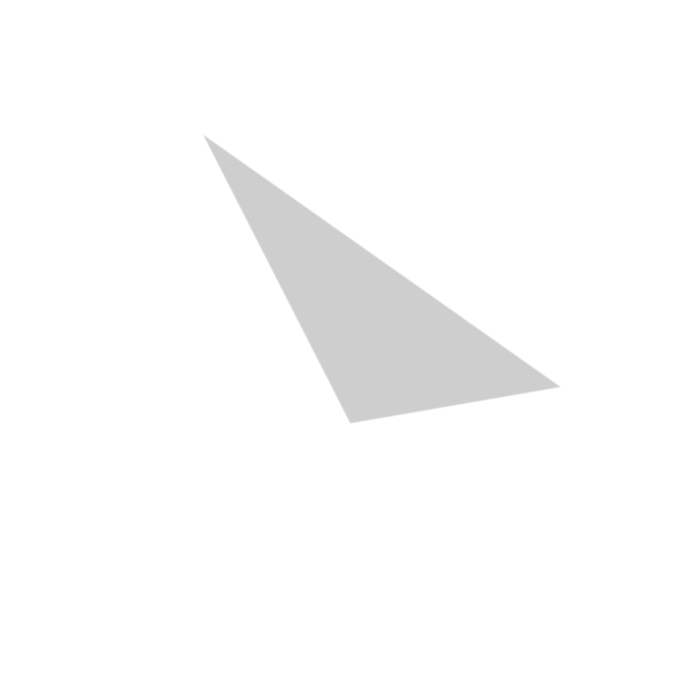
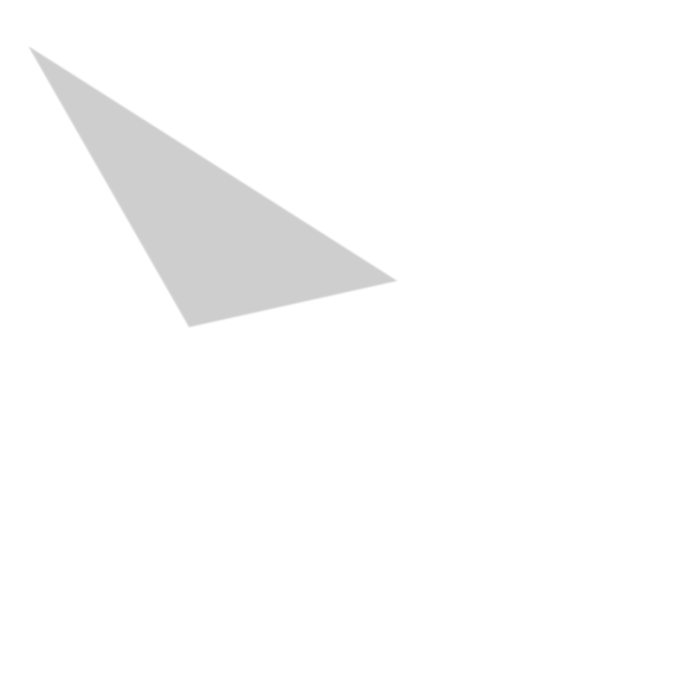
Layered file, before and after one edit (w=700, h=700). Changes by layer:
painted on "Spring" over [28, 46, 561, 424]
